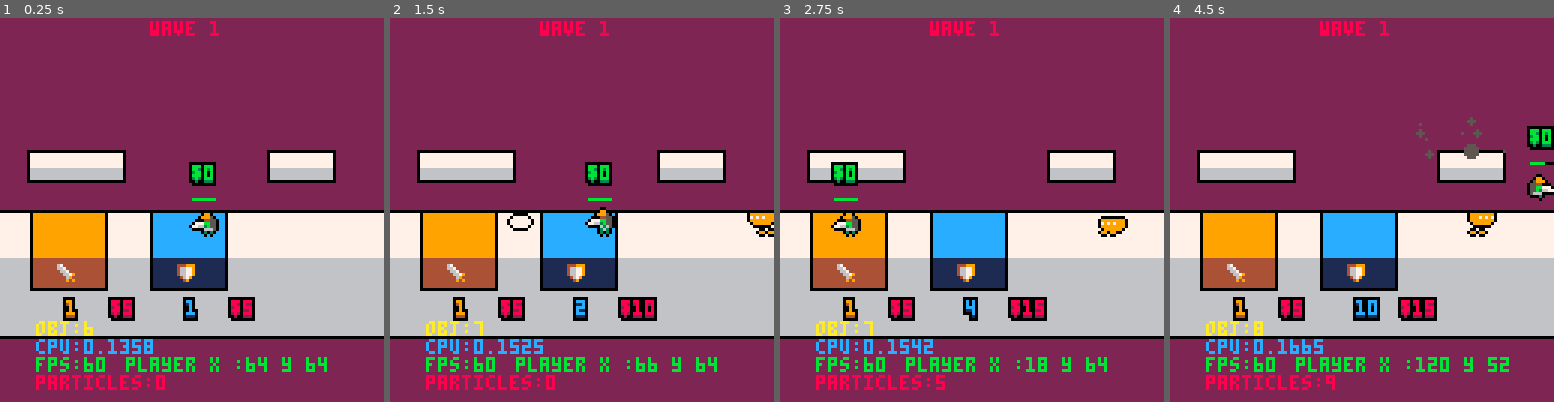
Above: before the commit, frames 1-4 (left to right).
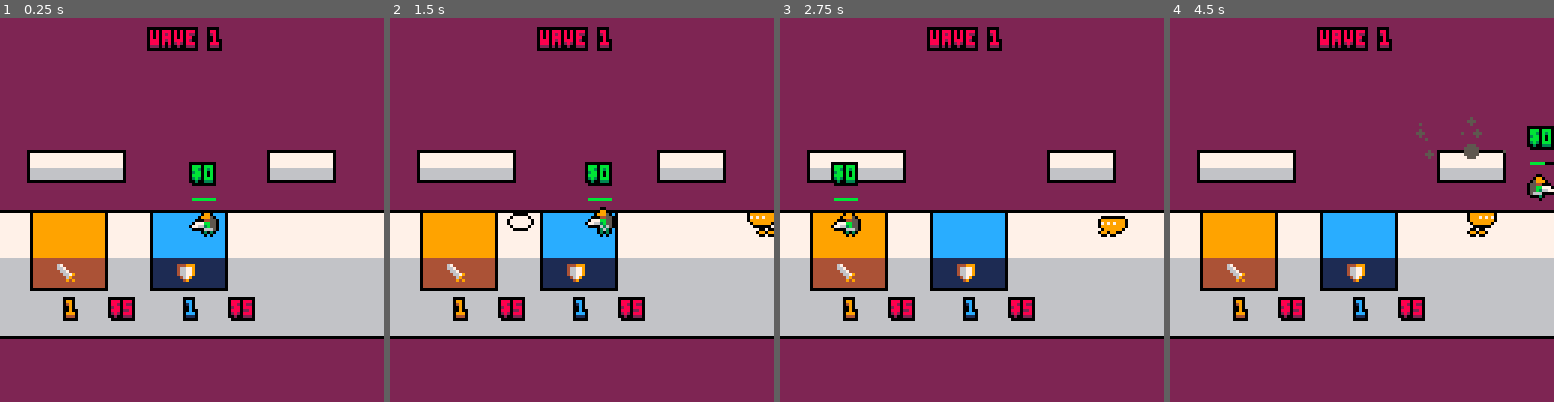
Above: after the commit, the same moments.

Repository: TThanushan/spirico
Game: PICO-8 cartridge spirico.p8
Same seed, same stepped clock (60 frames per second), same inputs: the game is played once before the commit and once after it.
Inputs:
- Up to frame 1 (0.25 s): no input
- Up to frame 2 (1.5 s): tap O (Z key) at 0.33, 0.7, 1.43 s; tap X (X key) at 1.07 s
- Up to frame 3 (2.75 s): hold Left 1.97-2.37 s; tap X (X key) at 2.07, 2.4, 2.73 s; tap O (Z key) at 2.22 s; hold Down from 2.42 s (still down)
- Up to frame 4 (4.5 s): release Down at 2.82 s; hold Right 2.87-3.53 s; tap X (X key) every 0.33 s from 3.07 to 4.4 s; tap O (Z key) at 3.1, 3.98 s; hold Up 3.58-4.08 s; hold Right from 4.13 s (still down)

The runs differ from the first frame. In frame 1, 3.4% of the frame differs, in the area x 9-86%, y 0-97%; in frame 2, 3.7%; in frame 3, 3.7%; in frame 4, 3.9%, in the area x 9-89%, y 0-97%.

Commit message:
Add wave text indication

Diff:
--- a/spirico.p8
+++ b/spirico.p8
@@ -11,7 +11,7 @@
 local player
 local part = {}
 local g = 0.3
-local debugmode = true
+local debugmode = false
 local ground_y = 64
 local shkx, shky = 0, 0
 local main_camera
@@ -92,7 +92,6 @@
         print('fps:'..stat(7),main_camera.x-20, 81+main_camera.y, 11, 3)
         print('player x :'..flr(player.x)..' y '..flr(player.y), main_camera.x+10, 81+main_camera.y, 11, 3)
         print('particles:'..#part,main_camera.x-20, 87+main_camera.y, 8, 2)
-        print("wave "..spawner.wave_number,  50, 1,8, 2)
 
         -- print("ecount "..spawner.enemy_count,  50, 30,8, 2)
         -- print('particles:'..#part,main_camera.x+ 0, 93+main_camera.y, 8, 2)
@@ -210,7 +209,7 @@
     if get_time() -spawner.between_spawn_timer < 0 then
 
         local height, width = 1, 10
-        local x, y = 55, 8
+        local x, y = 55, 13
         local pourcentage_fill = ((get_time()-spawner.between_spawn_timer)+spawner.between_spawn_time)/spawner.between_spawn_time
 
         draw_filled_rect(x, y, width, height, pourcentage_fill, colors.green, colors.black)
@@ -221,6 +220,8 @@
 
 function draw_interface()
     draw_next_wave_rect_timer()
+    spe_print("wave "..spawner.wave_number,  50, 4, colors.red, colors.dark_purple)
+
 end
 
 -- ##spawner
